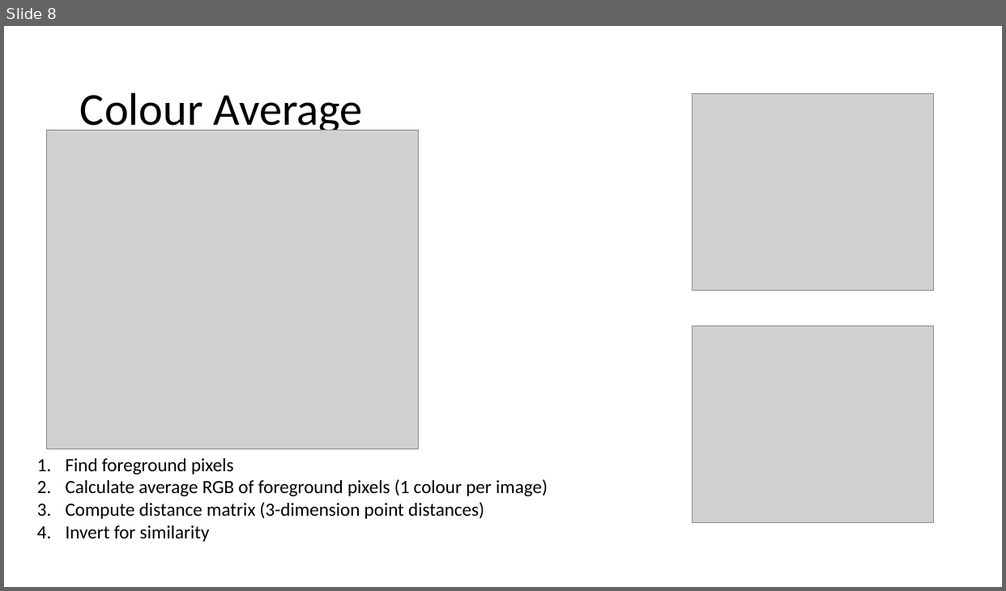
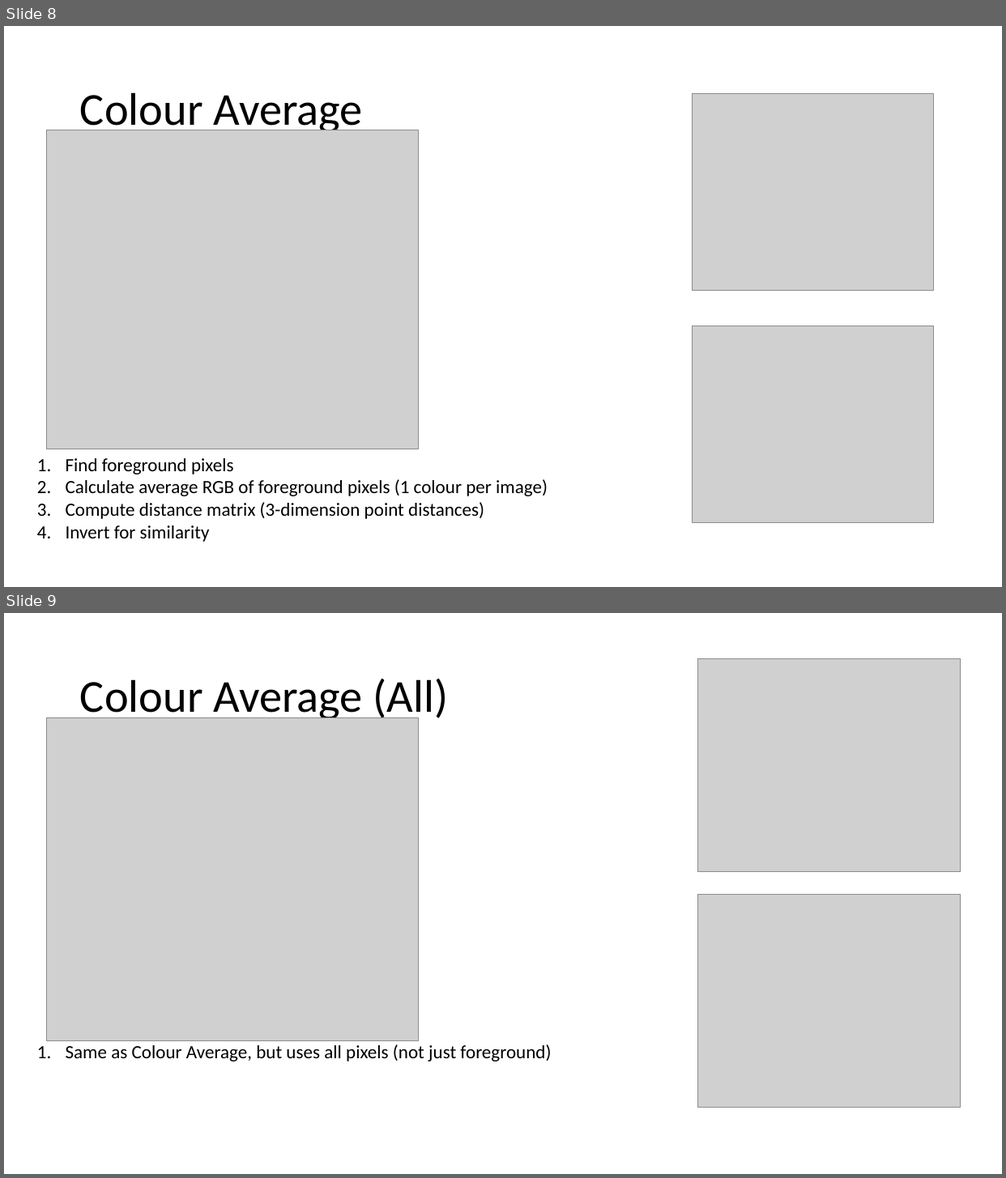
Before and after one commit to CulhamLab/BV-Scripts, a slide deck: RSA/Auxiliary Scripts/Image_Based_Models.pptx. Shown one above the other, each under a label of ours: slide 8 before the commit, slides 8 and 9 after it. The pictures are 1006x591 and 1006x1178 pixels, drawn with LibreOffice and Linux fonts; fonts in the diff are those of the drawing; grey boxes stand for pictures. Boxes give left, top, right and bottom in pixels: in the first picture for what was removed or moved away, otherwise in the second. Text is boxed around its words. In the diff, an @@ line names an element or a change of style, - is before the commit and + after.

Commit message:
add colour average all model

```diff
--- a/RSA/Auxiliary Scripts/Image_Based_Models.pptx
+++ b/RSA/Auxiliary Scripts/Image_Based_Models.pptx
@@ slide 9 added at (4,613,1002,1174), background #FFFFFF @@
@@ picture added at (698,658,961,872) @@
@@ title added at (80,679,449,722), 44 pt, text #000000 @@
+Colour Average (All)
@@ picture added at (47,717,419,1041) @@
@@ picture added at (698,895,961,1108) @@
@@ text added at (66,1045,551,1062), 18 pt, text #000000 @@
+1. Same as Colour Average, but uses all pixels (not just foreground)
```
Also in this commit, not shown: 1 other file.
